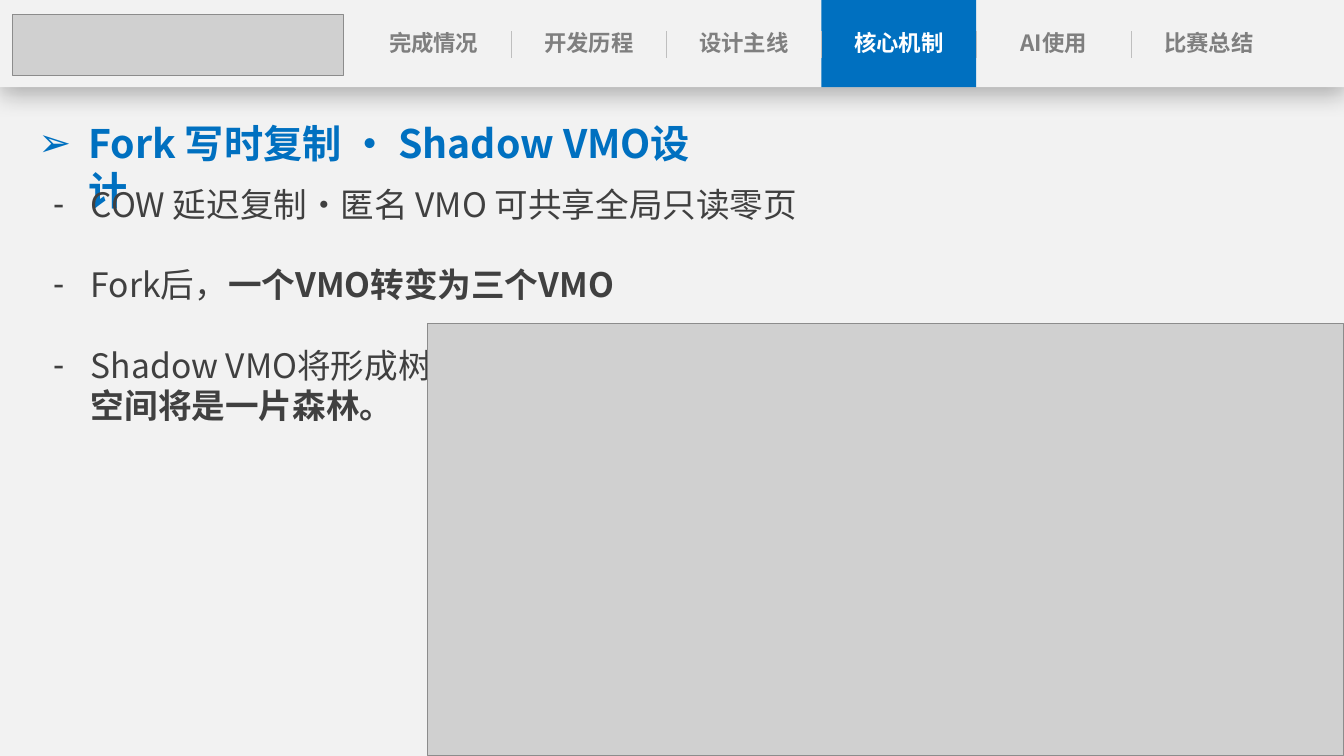
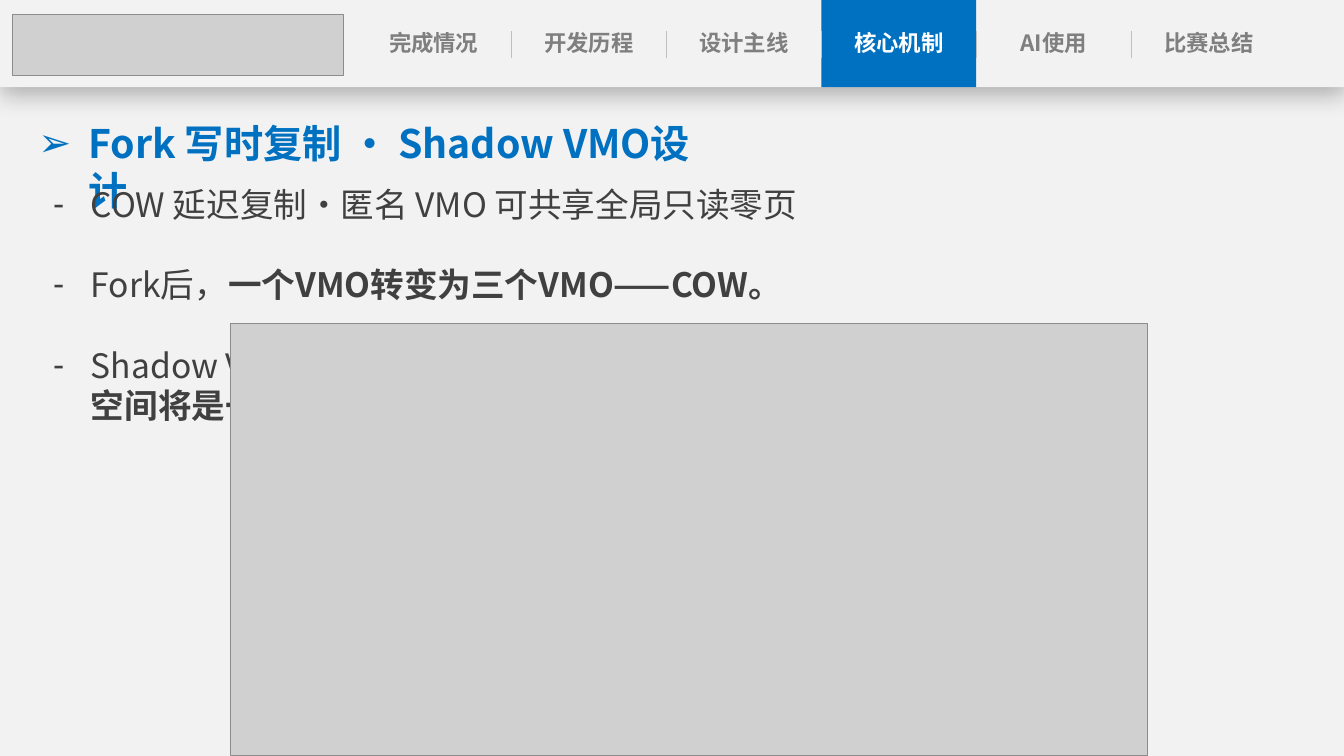
Before and after one commit to anemone-os/anemone, a slide deck: slide 18 of report/ppt/Anemone决赛演示文稿.pptx. Drawn at 1344x756 pixels with LibreOffice and Linux fonts; fonts in the diff are those of the drawing; grey boxes stand for pictures. Boxes give left, top, right and bottom in pixels: in the first picture for what was removed or moved away, otherwise in the second. Text is boxed around its words. In the diff, an @@ line names an element or a change of style, - is before the commit and + after.

```diff
--- a/report/ppt/Anemone决赛演示文稿.pptx
+++ b/report/ppt/Anemone决赛演示文稿.pptx
@@ text at (91, 268, 782, 301): text changed @@
-– Fork后，一个VMO转变为三个VMO
+– Fork后，一个VMO转变为三个VMO——COW。
@@ picture: place and size @@
-picture at (427, 324, 1344, 756)
+picture at (231, 324, 1147, 756)
```
Also in this commit, not shown: 16 other slides changed, 1 slide added, 2 other files.
